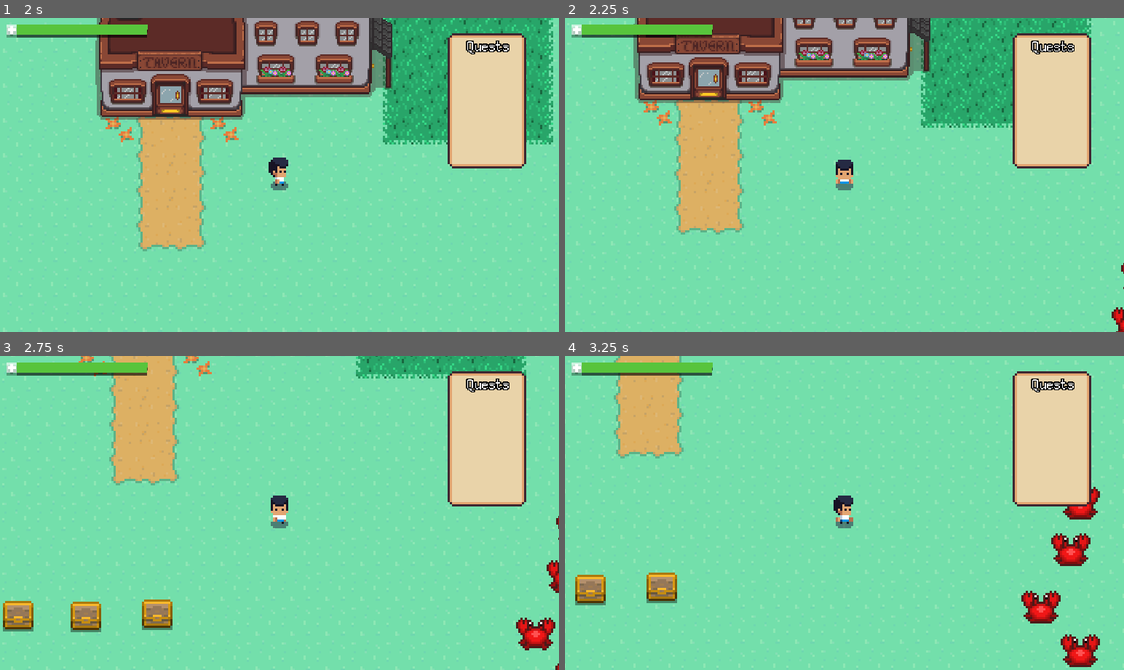
Above: before the commit, frames 1-4 (two rows, left to right).
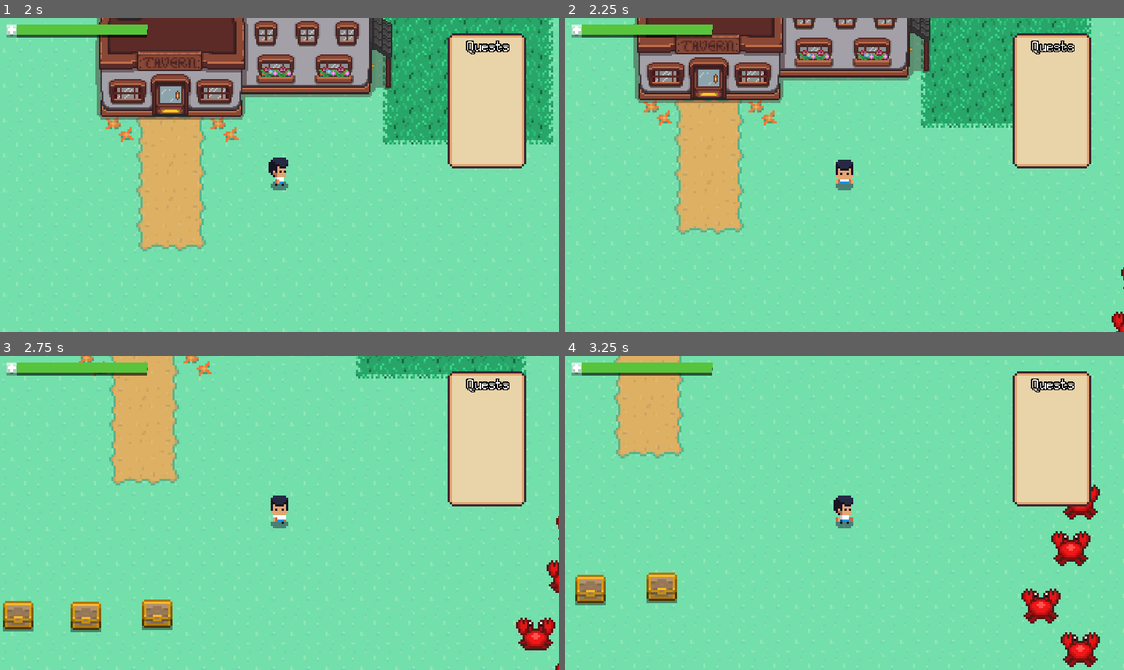
Above: after the commit, the same moments.

Repository: Juksuu/MiniAdventure
Game: Godot game, scene res://scenes/Main_menu.tscn
Two runs of this game, one before a commit and one after it. Both use one fixed random seed, a clock stepped at 60 frames per second and the inputs below.
Inputs:
- Up to frame 1 (2 s): click "Start" at 0.5 s; tap Enter at 1.25 s; hold Right (ui_right) from 1.28 s (still down); hold E from 1.28 s (still down); tap Space at 1.52 s
- Up to frame 2 (2.25 s): release Right (ui_right) at 2.03 s; release E at 2.03 s; hold Down (ui_down) from 2.03 s (still down); tap F at 2.1 s
- Up to frame 3 (2.75 s): keep holding Down (ui_down); tap Space at 2.27 s
- Up to frame 4 (3.25 s): release Down (ui_down) at 2.78 s; hold Right (ui_right) from 2.78 s (still down); hold E from 2.78 s (still down)

Frame 1 is identical in both runs. In frame 2, 0.1% of the frame differs, in the area x 97-100%, y 78-100%; in frame 3, 0.2%; in frame 4, 1.3%, in the area x 81-96%, y 40-100%.

Commit message:
feat: Add player death animation

Diff:
--- a/scenes/Crab_enemy.tscn
+++ b/scenes/Crab_enemy.tscn
@@ -54,7 +54,7 @@
 [node name="AnimatedSprite" type="AnimatedSprite" parent="."]
 frames = SubResource( 1 )
 animation = "idle"
-frame = 4
+frame = 2
 playing = true
 
 [node name="CollisionShape2D" type="CollisionShape2D" parent="."]
--- a/scenes/Player.tscn
+++ b/scenes/Player.tscn
@@ -84,6 +84,10 @@
 [ext_resource path="res://scenes/Player_hud.tscn" type="PackedScene" id=82]
 [ext_resource path="res://scenes/Hitbox.tscn" type="PackedScene" id=83]
 [ext_resource path="res://scenes/Hurtbox.tscn" type="PackedScene" id=84]
+[ext_resource path="res://assets/player/death/death4.png" type="Texture" id=85]
+[ext_resource path="res://assets/player/death/death1.png" type="Texture" id=86]
+[ext_resource path="res://assets/player/death/death2.png" type="Texture" id=87]
+[ext_resource path="res://assets/player/death/death3.png" type="Texture" id=88]
 
 [sub_resource type="SpriteFrames" id=1]
 animations = [ {
@@ -185,6 +189,11 @@
 "frames": [ ExtResource( 78 ), ExtResource( 13 ), ExtResource( 32 ), ExtResource( 76 ) ],
 "loop": true,
 "name": "IdleUp",
+"speed": 5.0
+}, {
+"frames": [ ExtResource( 86 ), ExtResource( 87 ), ExtResource( 88 ), ExtResource( 85 ) ],
+"loop": true,
+"name": "Death",
 "speed": 5.0
 } ]
 
@@ -448,6 +457,34 @@
 "values": [ false, true ]
 }
 
+[sub_resource type="Animation" id=59]
+resource_name = "Death"
+length = 0.4
+tracks/0/type = "value"
+tracks/0/path = NodePath("AnimatedSprite:animation")
+tracks/0/interp = 1
+tracks/0/loop_wrap = true
+tracks/0/imported = false
+tracks/0/enabled = true
+tracks/0/keys = {
+"times": PoolRealArray( 0 ),
+"transitions": PoolRealArray( 1 ),
+"update": 1,
+"values": [ "Death" ]
+}
+tracks/1/type = "value"
+tracks/1/path = NodePath("AnimatedSprite:frame")
+tracks/1/interp = 1
+tracks/1/loop_wrap = true
+tracks/1/imported = false
+tracks/1/enabled = true
+tracks/1/keys = {
+"times": PoolRealArray( 0, 0.1, 0.2, 0.3 ),
+"transitions": PoolRealArray( 1, 1, 1, 1 ),
+"update": 1,
+"values": [ 0, 1, 2, 3 ]
+}
+
 [sub_resource type="Animation" id=7]
 length = 0.4
 loop = true
@@ -925,6 +962,29 @@
 blend_point_2/pos = Vector2( 1, 0 )
 blend_point_3/node = SubResource( 26 )
 blend_point_3/pos = Vector2( 0, -1 )
+
+[sub_resource type="AnimationNodeAnimation" id=60]
+animation = "Death"
+
+[sub_resource type="AnimationNodeAnimation" id=61]
+animation = "Death"
+
+[sub_resource type="AnimationNodeAnimation" id=62]
+animation = "Death"
+
+[sub_resource type="AnimationNodeAnimation" id=63]
+animation = "Death"
+
+[sub_resource type="AnimationNodeBlendSpace2D" id=64]
+blend_point_0/node = SubResource( 60 )
+blend_point_0/pos = Vector2( -1, 0 )
+blend_point_1/node = SubResource( 61 )
+blend_point_1/pos = Vector2( 0, 1 )
+blend_point_2/node = SubResource( 62 )
+blend_point_2/pos = Vector2( 1, 0 )
+blend_point_3/node = SubResource( 63 )
+blend_point_3/pos = Vector2( 0, -1 )
+blend_mode = 1
 
 [sub_resource type="AnimationNodeAnimation" id=28]
 animation = "IdleLeft"
@@ -1032,9 +1092,21 @@
 
 [sub_resource type="AnimationNodeStateMachineTransition" id=53]
 
+[sub_resource type="AnimationNodeStateMachineTransition" id=65]
+
+[sub_resource type="AnimationNodeStateMachineTransition" id=66]
+
+[sub_resource type="AnimationNodeStateMachineTransition" id=67]
+
+[sub_resource type="AnimationNodeStateMachineTransition" id=68]
+
+[sub_resource type="AnimationNodeStateMachineTransition" id=69]
+
 [sub_resource type="AnimationNodeStateMachine" id=54]
 states/Attack/node = SubResource( 27 )
 states/Attack/position = Vector2( 512.449, 166 )
+states/Death/node = SubResource( 64 )
+states/Death/position = Vector2( 302.185, 276 )
 states/Idle/node = SubResource( 32 )
 states/Idle/position = Vector2( 86, 63 )
 states/IdleWep/node = SubResource( 37 )
@@ -1043,7 +1115,7 @@
 states/Walk/position = Vector2( 86, 172 )
 states/WalkWep/node = SubResource( 47 )
 states/WalkWep/position = Vector2( 750.449, 155 )
-transitions = [ "Idle", "Walk", SubResource( 48 ), "Walk", " …(146 unchanged characters)… , "IdleWep", "Attack", SubResource( 53 ) ]
+transitions = [ "Idle", "Walk", SubResource( 48 ), "Walk", " …(146 unchanged characters)… , "IdleWep", "Attack", SubResource( 53 ), "Idle", "Death", SubResource( 65 ), "Walk", "Death", SubResource( 66 ), "IdleWep", "Death", SubResource( 67 ), "Attack", "Death", SubResource( 68 ), "WalkWep", "Death", SubResource( 69 ) ]
 start_node = "Idle"
 graph_offset = Vector2( -145.815, 0 )
 
@@ -1070,6 +1142,7 @@
 [node name="AnimatedSprite" type="AnimatedSprite" parent="."]
 frames = SubResource( 1 )
 animation = "IdleDown"
+frame = 2
 
 [node name="CollisionShape2D" type="CollisionShape2D" parent="."]
 position = Vector2( 0, 4 )
@@ -1081,6 +1154,7 @@
 anims/AttackLeft = SubResource( 4 )
 anims/AttackRight = SubResource( 5 )
 anims/AttackUp = SubResource( 6 )
+anims/Death = SubResource( 59 )
 anims/IdleDown = SubResource( 7 )
 anims/IdleDownWep = SubResource( 8 )
 anims/IdleLeft = SubResource( 9 )
@@ -1104,6 +1178,7 @@
 active = true
 parameters/playback = SubResource( 55 )
 parameters/Attack/blend_position = Vector2( 0, 1 )
+parameters/Death/blend_position = Vector2( 0, 1 )
 parameters/Idle/blend_position = Vector2( 0, 1 )
 parameters/IdleWep/blend_position = Vector2( 0, 1 )
 parameters/Walk/blend_position = Vector2( 0, 1 )
@@ -1133,7 +1208,7 @@
 shape = SubResource( 56 )
 
 [node name="HitboxPivot" type="Position2D" parent="."]
-position = Vector2( 0, 5 )
+rotation = 2.0944
 
 [node name="Hitbox" parent="HitboxPivot" instance=ExtResource( 83 )]
 position = Vector2( 10, 0 )
--- a/scripts/Player.gd
+++ b/scripts/Player.gd
@@ -66,6 +66,9 @@
 
 	move_and_slide(velocity)
 
+	if dead:
+		animationState.travel("Death")
+
 func give_weapon():
 	has_weapon = true
 	hud.update_quests()
@@ -91,6 +94,7 @@
 
 func die():
 	dead = true
+	animationState.travel("Death")
 
 func _on_hurtbox_entered(area):
 	should_take_dmg = true
Binary file added: assets/player/death/death1.png
Not shown, added: assets/player/death/death1.png.import
Binary file added: assets/player/death/death2.png
Not shown, added: assets/player/death/death2.png.import
Binary file added: assets/player/death/death3.png
Not shown, added: assets/player/death/death3.png.import
Binary file added: assets/player/death/death4.png
Not shown, added: assets/player/death/death4.png.import
Not shown: 1 places in scenes/Player.tscn that only renumber resources
